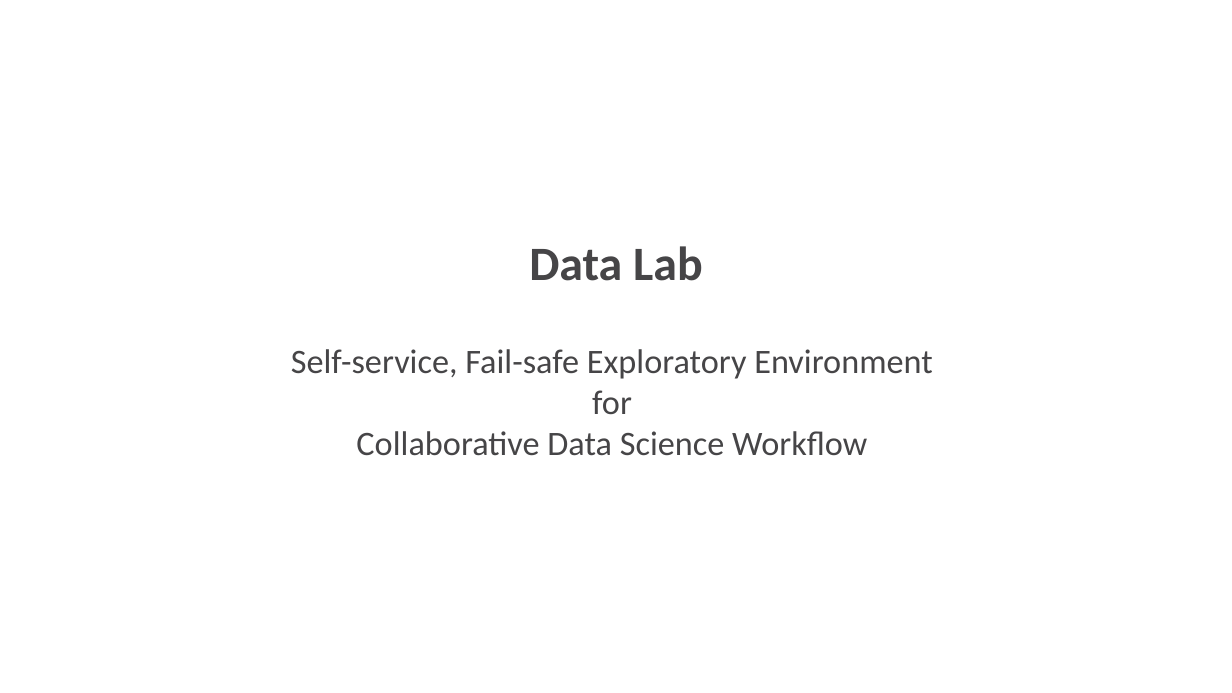
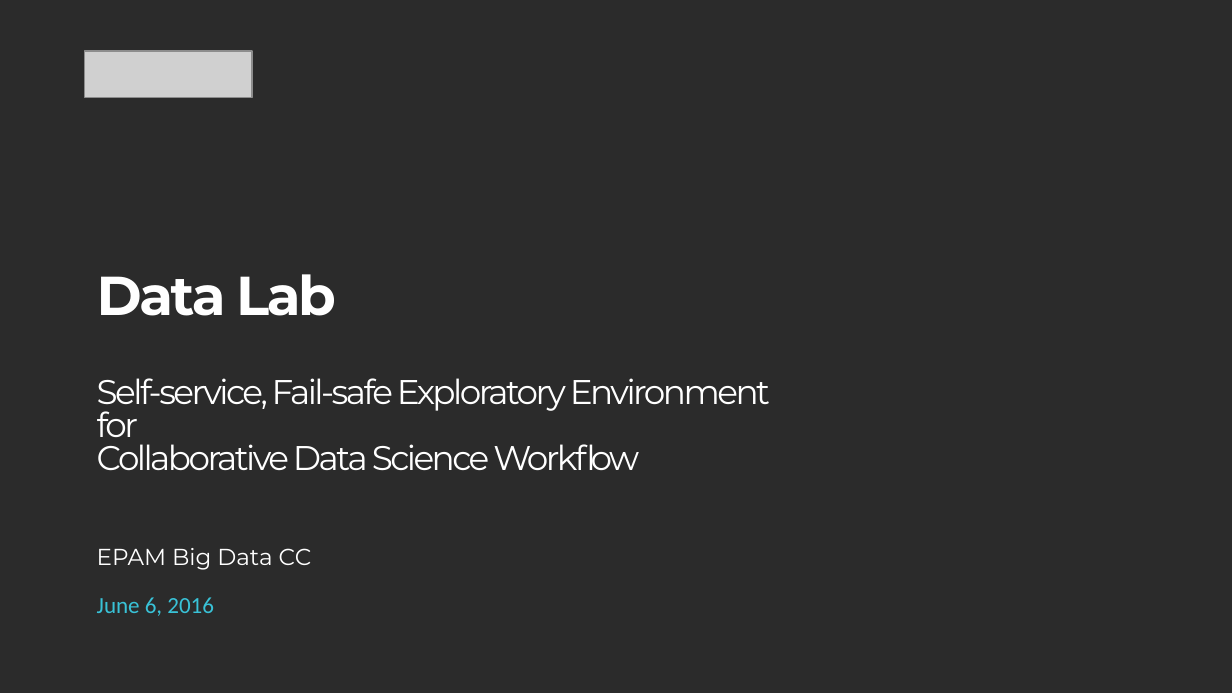
Before and after one commit to yarki/DLab, a slide deck: slide 1 of docs/Data_Science_Accelerator-1.4.pptx. Drawn at 1232x693 pixels with LibreOffice and Linux fonts; fonts in the diff are those of the drawing; grey boxes stand for pictures; background and template pictures are left out; a plain dark background stands for a picture behind light text. Boxes give left, top, right and bottom in pixels: in the first picture for what was removed or moved away, otherwise in the second. Text is boxed around its words. In the diff, an @@ line names an element or a change of style, - is before the commit and + after.

Commit message:
modified styling of ppt

```diff
--- a/docs/Data_Science_Accelerator-1.4.pptx
+++ b/docs/Data_Science_Accelerator-1.4.pptx
@@ background #FFFFFF to picture (left out) @@
@@ picture added at bbox=[85, 51, 253, 97] @@
@@ text "Data Lab": place and size @@
-text "Data Lab" at bbox=[291, 246, 932, 456]
+text "Data Lab" at bbox=[97, 274, 770, 470]
@@ text "Data Lab" at bbox=[97, 274, 770, 470]: size 28 to 32 pt in "Data Lab"; font Calibri to Montserrat, text colour #464547 to #FFFFFF, letter spacing 0 to -1.5 pt; alignment centre to left; line spacing 1 to 0.8; vertical alignment middle to top @@
@@ text added at bbox=[97, 548, 312, 570], 13.5 pt, text #FFFFFF @@
+EPAM Big Data CC
@@ text added at bbox=[97, 597, 214, 616], 13.5 pt, text #39C2D7 @@
+June 6, 2016
```
Also in this commit, not shown: 1 other slide changed.
